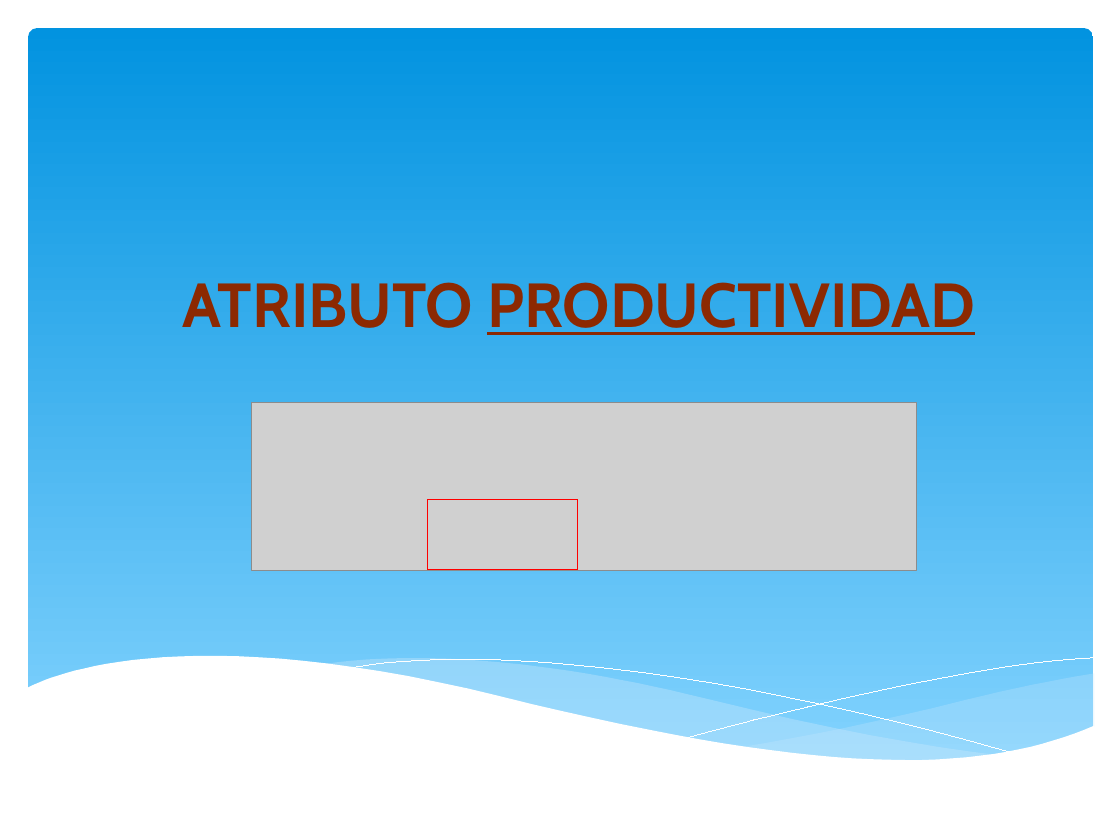
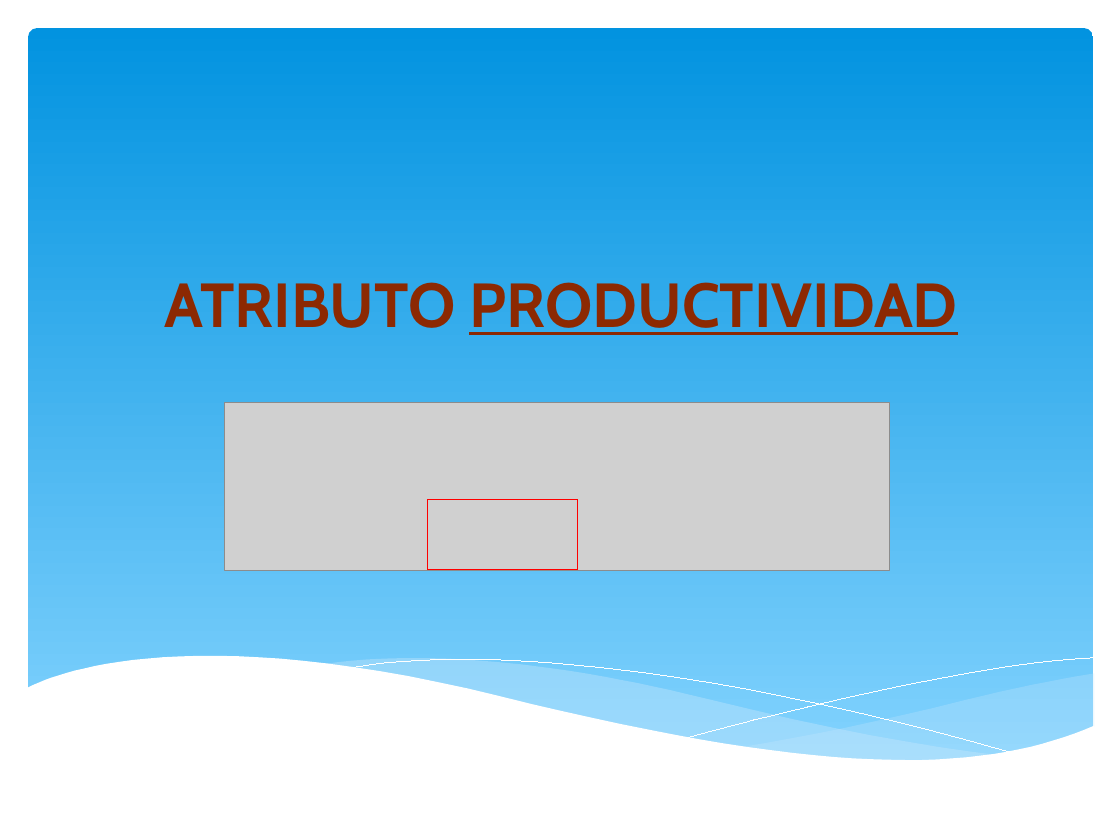
Before and after one commit to orlysemperfi/tp3-contratos-clientes, a slide deck: slide 13 of ITERACION 5/SUB ITERACION 4/PPT TP3 PRES04.pptx. Drawn at 1120x840 pixels with LibreOffice and Linux fonts; fonts in the diff are those of the drawing; grey boxes stand for pictures. Boxes give left, top, right and bottom in pixels: in the first picture for what was removed or moved away, otherwise in the second. Text is boxed around its words. In the diff, an @@ line names an element or a change of style, - is before the commit and + after.

```diff
--- a/ITERACION 5/SUB ITERACION 4/PPT TP3 PRES04.pptx
+++ b/ITERACION 5/SUB ITERACION 4/PPT TP3 PRES04.pptx
@@ title "ATRIBUTO PRODUCTIVIDAD": place and size @@
-title "ATRIBUTO PRODUCTIVIDAD" at (182,282,975,335)
+title "ATRIBUTO PRODUCTIVIDAD" at (165,282,957,335)
@@ picture: place and size @@
-picture at (251,402,916,570)
+picture at (225,402,890,570)
```
Also in this commit, not shown: 11 other slides changed, 1 slide added, 1 slide removed.
